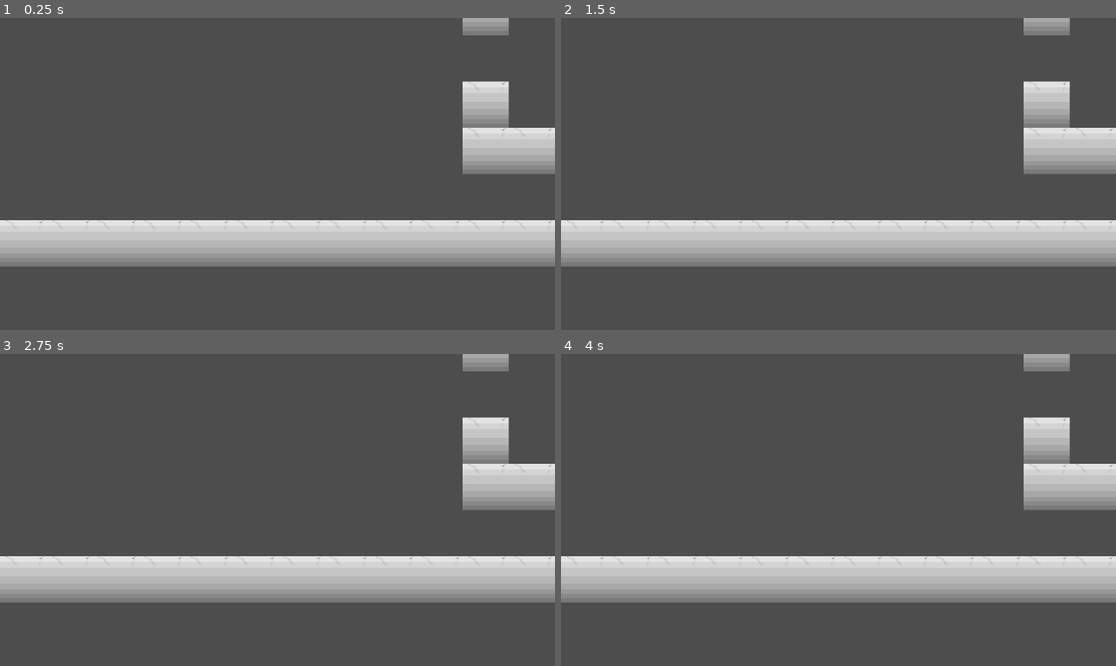
Above: before the commit, frames 1-4 (two rows, left to right).
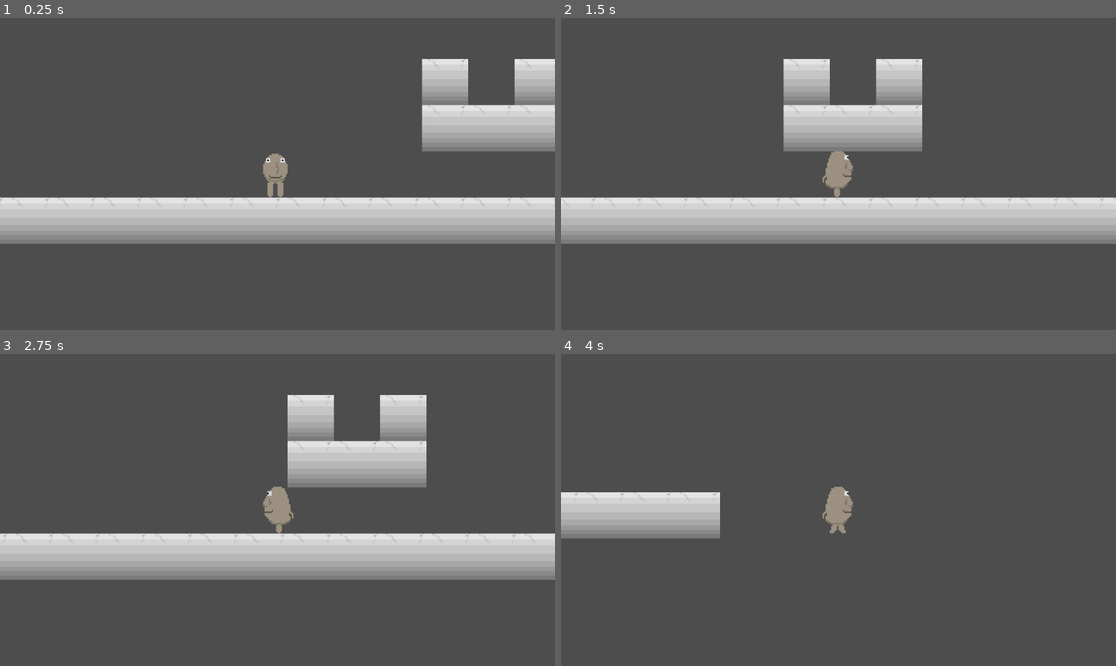
Above: after the commit, the same moments.

Repository: jb272727/2DGame
Game: Godot game, scene res://scenes/level.tscn
The game is run twice, just before and just after one commit, with the same random seed, the same clock (stepped at 60 frames per second) and the same inputs.
Inputs:
- Up to frame 1 (0.25 s): no input
- Up to frame 2 (1.5 s): tap Enter (ui_accept) at 0.5, 0.77 s; hold Right (ui_right) from 0.53 s (still down)
- Up to frame 3 (2.75 s): tap Enter (ui_accept) at 1.52 s; release Right (ui_right) at 2.03 s; hold Left (ui_left) from 2.03 s (still down)
- Up to frame 4 (4 s): release Left (ui_left) at 2.78 s; hold Right (ui_right) from 2.78 s (still down); tap Enter (ui_accept) at 3.02, 3.77 s

The runs differ from the first frame. In frame 1, 30% of the frame differs, in the area x 0-100%, y 0-80%; in frame 2, 33%; in frame 3, 33%; in frame 4, 24%.

Commit message:
fixed not found sprite sheet

Diff:
--- a/scenes/level.tscn
+++ b/scenes/level.tscn
@@ -1,7 +1,7 @@
 [gd_scene load_steps=6 format=4 uid="uid://dwqx0rvvupy3k"]
 
-[ext_resource type="AudioStream" uid="uid://5106gqstkjqr" path="res://assets/CLAUDE DEBUSSY_  CLAIR DE LUNE.wav" id="2_w8frs"]
-[ext_resource type="Texture2D" uid="uid://jhkrdt06kev3" path="res://assets/gradient.png" id="3_mx8sn"]
+[ext_resource type="AudioStream" uid="uid://5106gqstkjqr" path="res://assets/audio/CLAUDE DEBUSSY_  CLAIR DE LUNE.wav" id="2_w8frs"]
+[ext_resource type="Texture2D" uid="uid://jhkrdt06kev3" path="res://assets/blocks/gradient.png" id="3_mx8sn"]
 [ext_resource type="PackedScene" uid="uid://bsgd7q35lenap" path="res://scenes/player.tscn" id="3_w8frs"]
 
 [sub_resource type="TileSetAtlasSource" id="TileSetAtlasSource_ppgk2"]
--- a/scenes/player.tscn
+++ b/scenes/player.tscn
@@ -1,20 +1,19 @@
-[gd_scene load_steps=9 format=3 uid="uid://bsgd7q35lenap"]
+[gd_scene load_steps=8 format=3 uid="uid://bsgd7q35lenap"]
 
 [ext_resource type="Script" uid="uid://brh6f4qnyfisc" path="res://scripts/player.gd" id="1_3vyb7"]
-[ext_resource type="Texture2D" uid="uid://crecjhsoqo7u3" path="res://assets/sprite_sheet.png" id="2_g2els"]
-[ext_resource type="Texture2D" uid="uid://cfuw8yjtm4aml" path="res://assets/SPruitesheet.png" id="2_qhqgy"]
+[ext_resource type="Texture2D" uid="uid://cfuw8yjtm4aml" path="res://assets/character/SPruitesheet.png" id="2_qhqgy"]
 
 [sub_resource type="AtlasTexture" id="AtlasTexture_dqkch"]
 atlas = ExtResource("2_qhqgy")
 region = Rect2(0, 0, 32, 32)
 
 [sub_resource type="AtlasTexture" id="AtlasTexture_g2els"]
-atlas = ExtResource("2_g2els")
-region = Rect2(70, 1, 32, 32)
+atlas = ExtResource("2_qhqgy")
+region = Rect2(32, 0, 32, 32)
 
-[sub_resource type="AtlasTexture" id="AtlasTexture_tuyoq"]
-atlas = ExtResource("2_g2els")
-region = Rect2(0, 1, 32, 32)
+[sub_resource type="AtlasTexture" id="AtlasTexture_qhqgy"]
+atlas = ExtResource("2_qhqgy")
+region = Rect2(64, 0, 32, 32)
 
 [sub_resource type="SpriteFrames" id="SpriteFrames_tuyoq"]
 animations = [{
@@ -31,7 +30,7 @@
 "texture": SubResource("AtlasTexture_g2els")
 }, {
 "duration": 1.0,
-"texture": SubResource("AtlasTexture_tuyoq")
+"texture": SubResource("AtlasTexture_qhqgy")
 }],
 "loop": true,
 "name": &"walk2",
Not shown, changed: assets/audio/6420469976268800.wav.import
Not shown, changed: assets/audio/CLAUDE DEBUSSY_ CLAIR DE LUNE.wav.import
Not shown, changed: assets/blocks/block.png.import
Not shown, changed: assets/blocks/gradient.png.import
Not shown, changed: assets/character/SPruitesheet.png.import
Not shown, changed: assets/character/eggman.png.import
